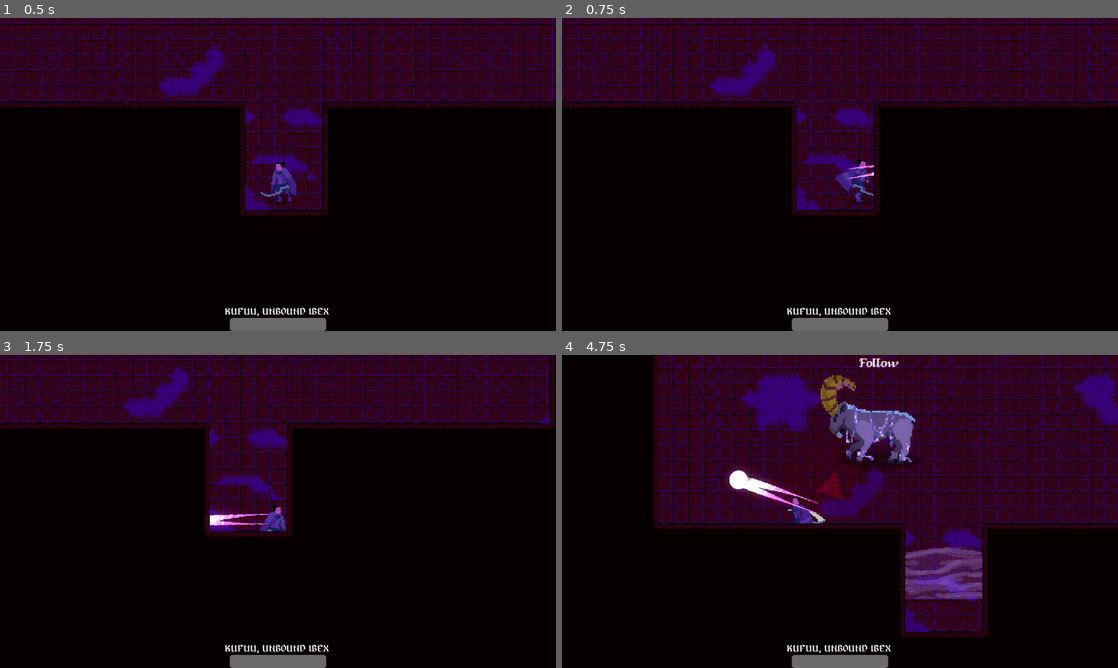
Above: before the commit, frames 1-4 (two rows, left to right).
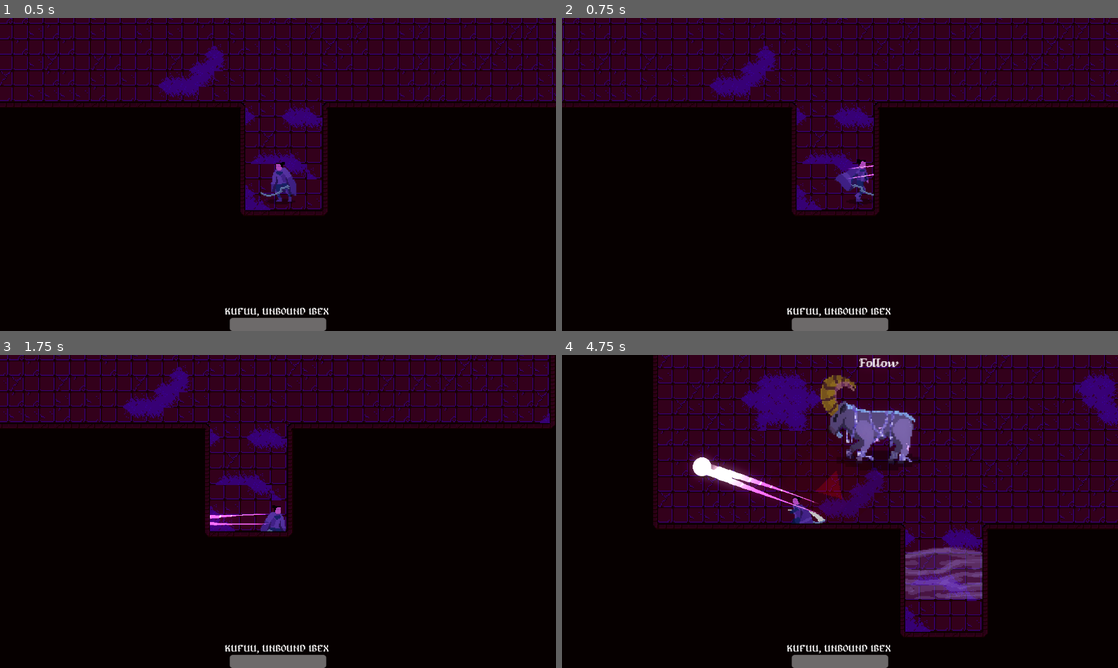
Above: after the commit, the same moments.

Repository: GrantSwanson117/Fang-of-Hisana
Game: Godot game, scene res://scenes/level.tscn
Same seed, same stepped clock (60 frames per second), same inputs: the game is played once before the commit and once after it. The engine's default icon, where the game draws it, is replaced by a stand-in: a white triangle on a blue panel in a dark square.
Inputs (mouse positions are in pixels of both pictures, inside the frame that each line leads up to):
- Up to frame 1 (0.5 s): no input
- Up to frame 2 (0.75 s): tap Enter at 0.5 s; move the mouse to (962, 158) at 0.52 s; hold D (right) from 0.53 s (still down); right-click (962, 158) at 0.6 s
- Up to frame 3 (1.75 s): move the mouse to (166, 527) at 1.27 s; release D (right) at 1.28 s; hold S (down) from 1.28 s (still down); click (166, 527) at 1.35 s; right-click (166, 527) at 1.55 s
- Up to frame 4 (4.75 s): move the mouse to (895, 442) at 2.02 s; release S (down) at 2.03 s; hold D (right) 2.03-2.78 s; tap Space (dodge) at 2.1 s; right-click (895, 442) at 2.3 s; move the mouse to (812, 574) at 2.77 s; hold W (up) 2.78-3.53 s; right-click (812, 574) at 2.85 s; move the mouse to (1006, 558) at 3.52 s; hold A (left) from 3.53 s (still down); right-click (1006, 558) at 3.6 s; move the mouse to (673, 464) at 4.27 s; click (673, 464) at 4.35 s; right-click (673, 464) at 4.55 s

Frame 1 is identical in both runs. In frame 2, less than 0.1% of the frame differs, in the area x 51-57%, y 46-52%; in frame 3, 0.2%; in frame 4, 0.9%, in the area x 23-47%, y 32-51%.

Commit message:
Revert "Added Dust"
This reverts commit 82335528f3e3fc77593387031b69eee14be63d2f.

Diff:
--- a/Scripts/entity.gd
+++ b/Scripts/entity.gd
@@ -11,14 +11,14 @@
 
 func takeDamage(amount: int):
 	health -= amount
-	print(health)
+	print(amount)
 
 func dealDamage(amount: int, target: CharacterBody2D):
 	if target == null:
 		return
 	else:
 		if target.has_method("takeDamage") and target.get_groups() != get_groups():
-			target.takeDamage(amount)
+			target.takeDamage(damage)
 			if target.health <= 0:
 				target.health = 0
 				if target.has_method("die"): target.die()
--- a/Scripts/fang.gd
+++ b/Scripts/fang.gd
@@ -19,7 +19,7 @@
 	canDodge = true
 	tree.active = true
 	speed = 150
-	fireballSpeed = 700
+	fireballSpeed = 1000
 
 func _physics_process(delta):
 	if !busy: move(delta)
--- a/Scripts/level.gd
+++ b/Scripts/level.gd
@@ -2,13 +2,3 @@
 
 func _ready():
 	pass
-
-func dealDamage(amount: int, target: CharacterBody2D):
-	if target == null:
-		return
-	else:
-		if target.has_method("takeDamage") and target.get_groups() != get_groups():
-			target.takeDamage(amount)
-			if target.health <= 0:
-				target.health = 0
-				if target.has_method("die"): target.die()
--- a/scenes/level.tscn
+++ b/scenes/level.tscn
@@ -677,6 +677,7 @@
 tile_set = SubResource("TileSet_dppib")
 format = 2
 layer_0/name = "Ground"
+layer_0/y_sort_enabled = true
 layer_0/z_index = -3
 layer_0/tile_data = PackedInt32Array(655378, 589824, 0, 589842, 327680, 1, 524306, 65536, 2, 458770, 262144, 1, 393234, …(18077 unchanged characters)…
 layer_1/name = "Walls"
--- a/scenes/pixellation.tres
+++ /dev/null
@@ -1,20 +0,0 @@
-[gd_resource type="ShaderMaterial" load_steps=2 format=3 uid="uid://d3kgo4onafc2m"]
-
-[sub_resource type="Shader" id="Shader_ysyeg"]
-code = "shader_type canvas_item;
-render_mode blend_mix;
-
-uniform float scale : hint_range(0.1, 10) = 2.0;
-
-void fragment()
-{
-	vec4 pixelColor = texture(TEXTURE, UV * 10.0);
-	COLOR = pixelColor;
-
-}
-
-"
-
-[resource]
-shader = SubResource("Shader_ysyeg")
-shader_parameter/scale = 10.0
